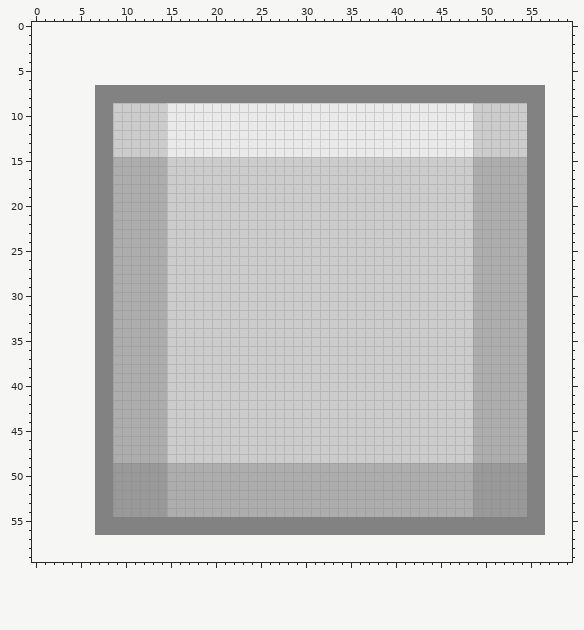
Pixel-art sprite -- DeGame/DeGame/Content/Sprites/Rock Sprite.png. This is how it looked before the edit.
The file is 50x50 pixels. Colours within 5 levels of each other are drawn and written as one. The old version is drawn lined up with the new one, on the new canvas.
The same view after the edit:
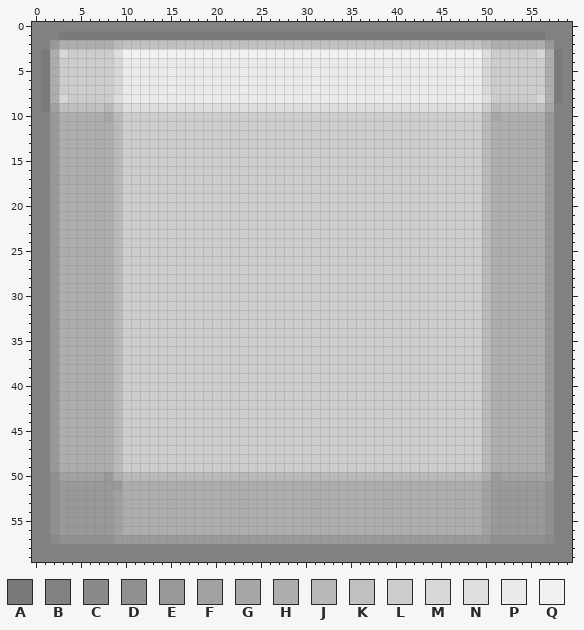
Palette (. is transparent): A #7a7a7a  B #828282  C #8a8a8a  D #909090  E #999999  F #a1a1a1  G #a7a7a7  H #adadad  J #b9b9b9  K #c0c0c0  L #cccccc  M #d7d7d7  N #dedede  P #eaeaea  Q #f1f1f1
Changes in this commit:
canvas 50x50 -> 60x60, the old top-left corner now at 7,7
Changed rows in their new state; - is an unchanged pixel.
first column x 0:
 0 BBBBBBBBBBBBBBBBBBBBBBBBBBBBBBBBBBBBBBBBBBBBBBBBBBBBBBBBBBBB
 1 BBBAAAAAAAAAAAAAAAAAAAAAAAAAAAAAAAAAAAAAAAAAAAAAAAAAAAAAABBB
 2 BBEHHHHHHJKKKKKKKKKKKKKKKKKKKKKKKKKKKKKKKKKKKKKKKKJHHHHHHEBB
 3 BAHMLLLLLNQQQQQQQQQQQQQQQQQQQQQQQQQQQQQQQQQQQQQQQQNLLLLLMHAB
 4 BAHLLLLLLMPPPPPPPPPPPPPPPPPPPPPPPPPPPPPPPPPPPPPPPPMLLLLLLHAB
 5 BAHLLLLLLMPPPPPPPPPPPPPPPPPPPPPPPPPPPPPPPPPPPPPPPPMLLLLLLHAB
 6 BAHLLLLLLMPPPPPPPPPPPPPPPPPPPPPPPPPPPPPPPPPPPPPPPPMLLLLLLHAB
 7 BAHLLLLLLMPPPPPPPPPPPPPPPPPPPPPPPPPPPPPPPPPPPPPPPPMLLLLLLHAB
 8 BAHMLLLLLNPPPPPPPPPPPPPPPPPPPPPPPPPPPPPPPPPPPPPPPPNLLLLLMHAB
 9 BAFKKKKKJ-NNNNNNNNNNNNNNNNNNNNNNNNNNNNNNNNNNNNNNNN-JKKKKKGBB
10 BBEHHHHHGJ-----LLLLLLLLLLLLLLLLLLLLLLLLLLLLLLLLLL-JGHHHHHEBB
11 BBEHHHHHHJ-----LLLLLLLLLLLLLLLLLLLLLLLLLLLLLLLLLL-JHHHHHHEBB
12 BBEHHHHHHJ-----LLLLLLLLLLLLLLLLLLLLLLLLLLLLLLLLLL-JHHHHHHEBB
13 BBEHHHHHHJ-----LLLLLLLLLLLLLLLLLLLLLLLLLLLLLLLLLL-JHHHHHHEBB
14 BBEHHHHHHJ-----LLLLLLLLLLLLLLLLLLLLLLLLLLLLLLLLLL-JHHHHHHEBB
15 BBEHHHHHHJLLLLL----------------------------------LJ----HHEBB
16 BBEHHHHHHJLLLLL----------------------------------LJ----HHEBB
17 BBEHHHHHHJLLLLL----------------------------------LJ----HHEBB
18 BBEHHHHHHJLLLLL----------------------------------LJ----HHEBB
19 BBEHHHHHHJLLLLL----------------------------------LJ----HHEBB
20 BBEHHHHHHJLLLLL----------------------------------LJ----HHEBB
21 BBEHHHHHHJLLLLL----------------------------------LJ----HHEBB
22 BBEHHHHHHJLLLLL----------------------------------LJ----HHEBB
23 BBEHHHHHHJLLLLL----------------------------------LJ----HHEBB
24 BBEHHHHHHJLLLLL----------------------------------LJ----HHEBB
25 BBEHHHHHHJLLLLL----------------------------------LJ----HHEBB
26 BBEHHHHHHJLLLLL----------------------------------LJ----HHEBB
27 BBEHHHHHHJLLLLL----------------------------------LJ----HHEBB
28 BBEHHHHHHJLLLLL----------------------------------LJ----HHEBB
29 BBEHHHHHHJLLLLL----------------------------------LJ----HHEBB
30 BBEHHHHHHJLLLLL----------------------------------LJ----HHEBB
31 BBEHHHHHHJLLLLL----------------------------------LJ----HHEBB
32 BBEHHHHHHJLLLLL----------------------------------LJ----HHEBB
33 BBEHHHHHHJLLLLL----------------------------------LJ----HHEBB
34 BBEHHHHHHJLLLLL----------------------------------LJ----HHEBB
35 BBEHHHHHHJLLLLL----------------------------------LJ----HHEBB
36 BBEHHHHHHJLLLLL----------------------------------LJ----HHEBB
37 BBEHHHHHHJLLLLL----------------------------------LJ----HHEBB
38 BBEHHHHHHJLLLLL----------------------------------LJ----HHEBB
39 BBEHHHHHHJLLLLL----------------------------------LJ----HHEBB
40 BBEHHHHHHJLLLLL----------------------------------LJ----HHEBB
41 BBEHHHHHHJLLLLL----------------------------------LJ----HHEBB
42 BBEHHHHHHJLLLLL----------------------------------LJ----HHEBB
43 BBEHHHHHHJLLLLL----------------------------------LJ----HHEBB
44 BBEHHHHHHJLLLLL----------------------------------LJ----HHEBB
45 BBEHHHHHHJLLLLL----------------------------------LJ----HHEBB
46 BBEHHHHHHJLLLLL----------------------------------LJ----HHEBB
47 BBEHHHHHHJLLLLL----------------------------------LJ----HHEBB
48 BBEHHHHHHJLLLLL----------------------------------LJ----HHEBB
49 BBEHHHHHHJLLLLLLLLLLLLLLLLLLLLLLLLLLLLLLLLLLLLLLLLJHHHHHHEBB
50 BBDFFFFFEHJJJJJJJJJJJJJJJJJJJJJJJJJJJJJJJJJJJJJJJJH-FFFFFEBB
51 BBDEEEEEE-HHHHH----------------------------------HF----EEDBB
52 BBDEEEEEEFHHHHH----------------------------------HF----EEDBB
53 BBDEEEEEEFHHHHH----------------------------------HF----EEDBB
54 BBDEEEEEEFHHHHH----------------------------------HF----EEDBB
55 BBDEEEEEEFHHHHHHHHHHHHHHHHHHHHHHHHHHHHHHHHHHHHHHHHFEEEEEEDBB
56 BBDEEEEEEFHHHHHHHHHHHHHHHHHHHHHHHHHHHHHHHHHHHHHHHHFEEEEEEDBB
57 BBCDDDDDDEEEEEEEEEEEEEEEEEEEEEEEEEEEEEEEEEEEEEEEEEEDDDDDDCBB
58 BBBBBBBBBBBBBBBBBBBBBBBBBBBBBBBBBBBBBBBBBBBBBBBBBBBBBBBBBBBB
59 BBBBBBBBBBBBBBBBBBBBBBBBBBBBBBBBBBBBBBBBBBBBBBBBBBBBBBBBBBBB
Where, in picture pixels (left, top, right, bottom), the same in both pictures:
changed: (32, 22, 572, 562)
